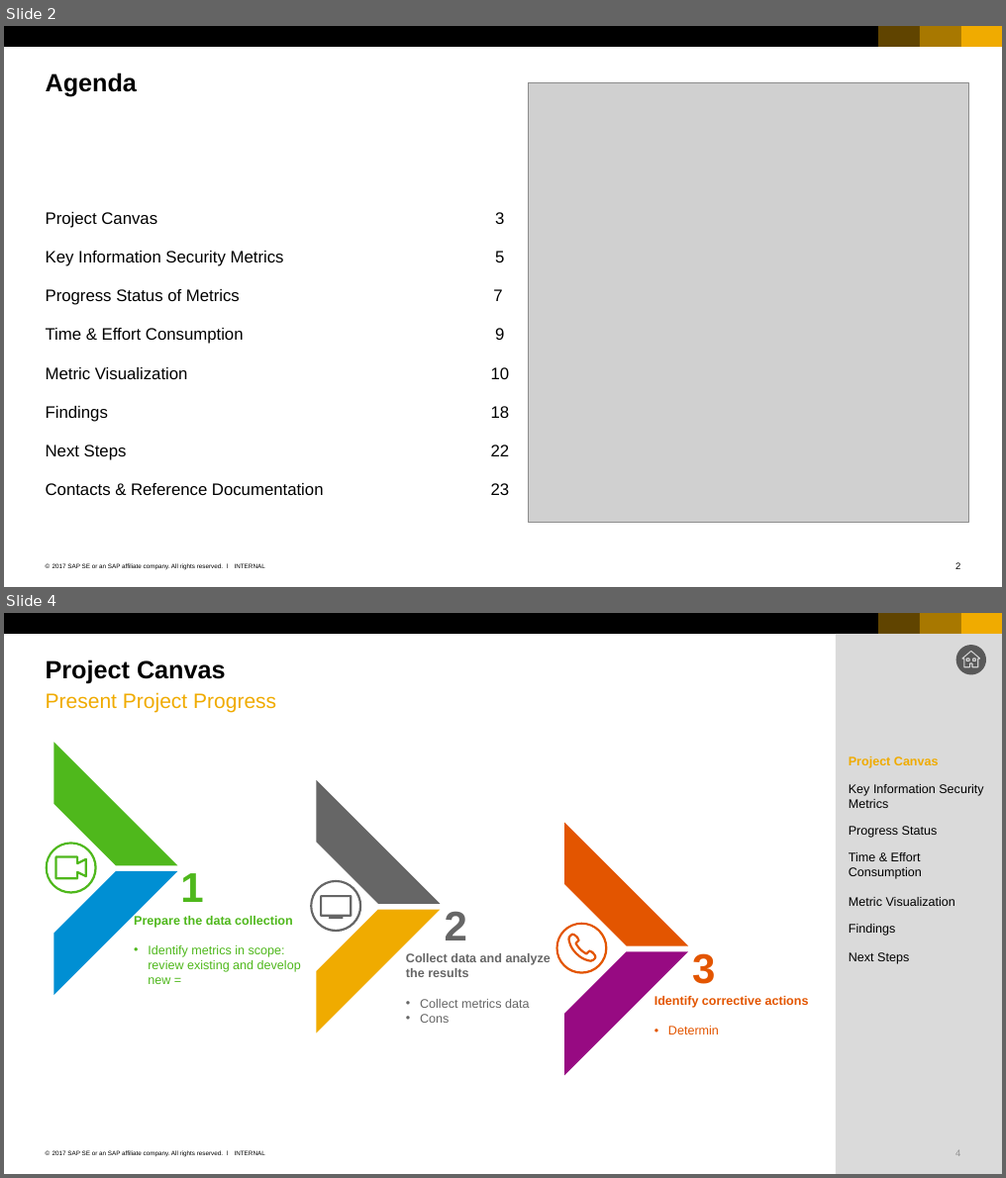
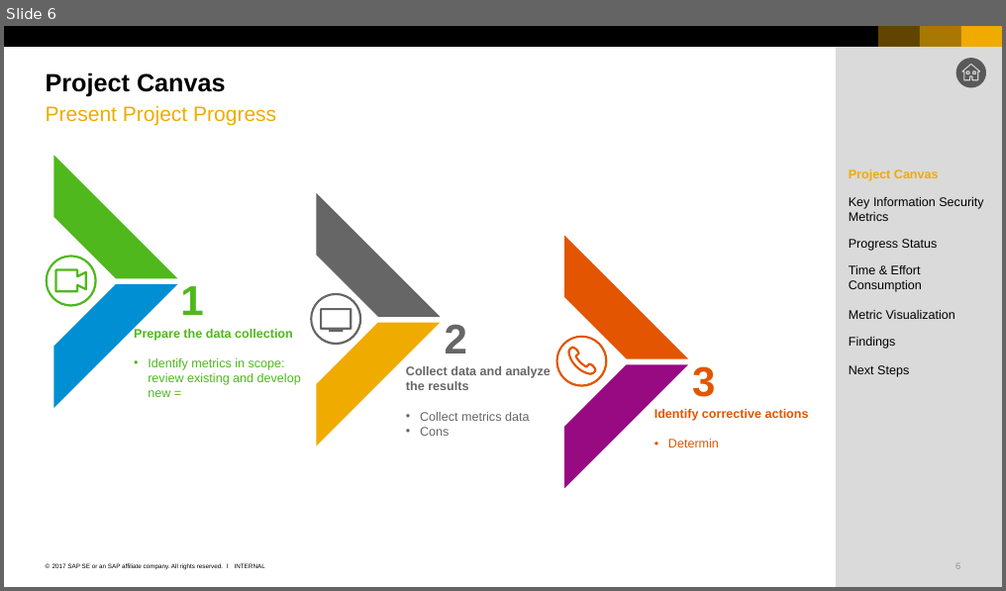
Before and after one commit to nguyenthanhtung2605/yelp-data-analysis, a slide deck: project_yelp_recommendation/yelp_presentation.pptx. Shown one above the other, each under a label of ours: slides 2 and 4 before the commit, slide 6 after it; the slides between them are not shown. The pictures are 1006x1178 and 1006x591 pixels, drawn with LibreOffice and Linux fonts; fonts in the diff are those of the drawing; grey boxes stand for pictures. Boxes give left, top, right and bottom in pixels: in the first picture for what was removed or moved away, otherwise in the second. Text is boxed around its words. In the diff, an @@ line names an element or a change of style, - is before the commit and + after.

```diff
--- a/project_yelp_recommendation/yelp_presentation.pptx
+++ b/project_yelp_recommendation/yelp_presentation.pptx
@@ slide 2 removed at (4, 26, 1002, 587), background #FFFFFF; not listed: 7 template elements that a slide beside it also shows @@
@@ title removed at (46, 73, 137, 97) @@
-Agenda
@@ picture removed at (529, 82, 969, 521) @@
@@ text removed at (46, 212, 510, 495) @@
-Project Canvas 3
-Key Information Security Metrics 5
-Progress Status of Metrics 7
-Time & Effort Consumption 9
-Metric Visualization 10
-Findings 18
-Next Steps 22
-Contacts & Reference Documentation 23
@@ what was slide 4 is now slide 6 @@
```
Also in this commit, not shown: 1 slide changed, 4 slides added, 2 other slides removed, 3 other files.
